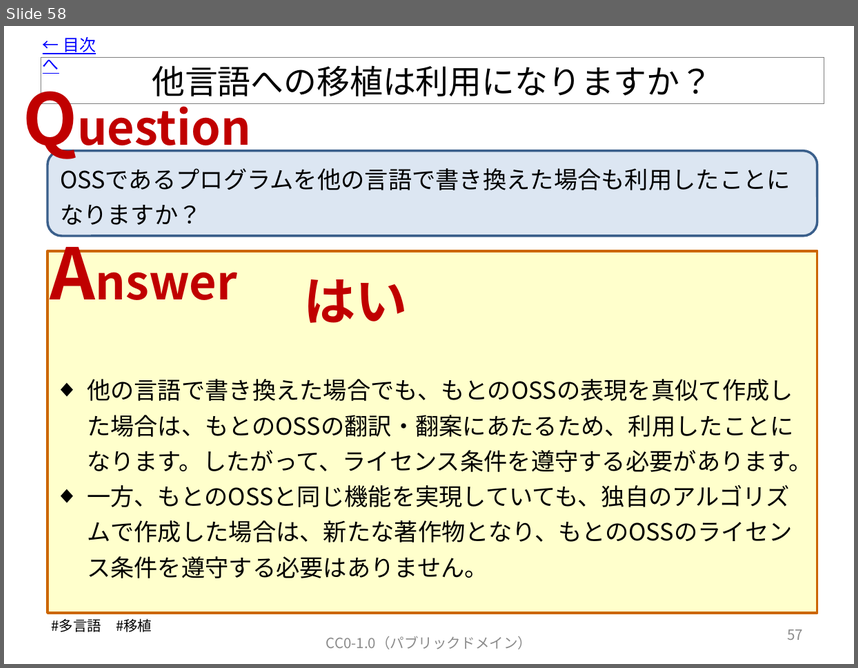
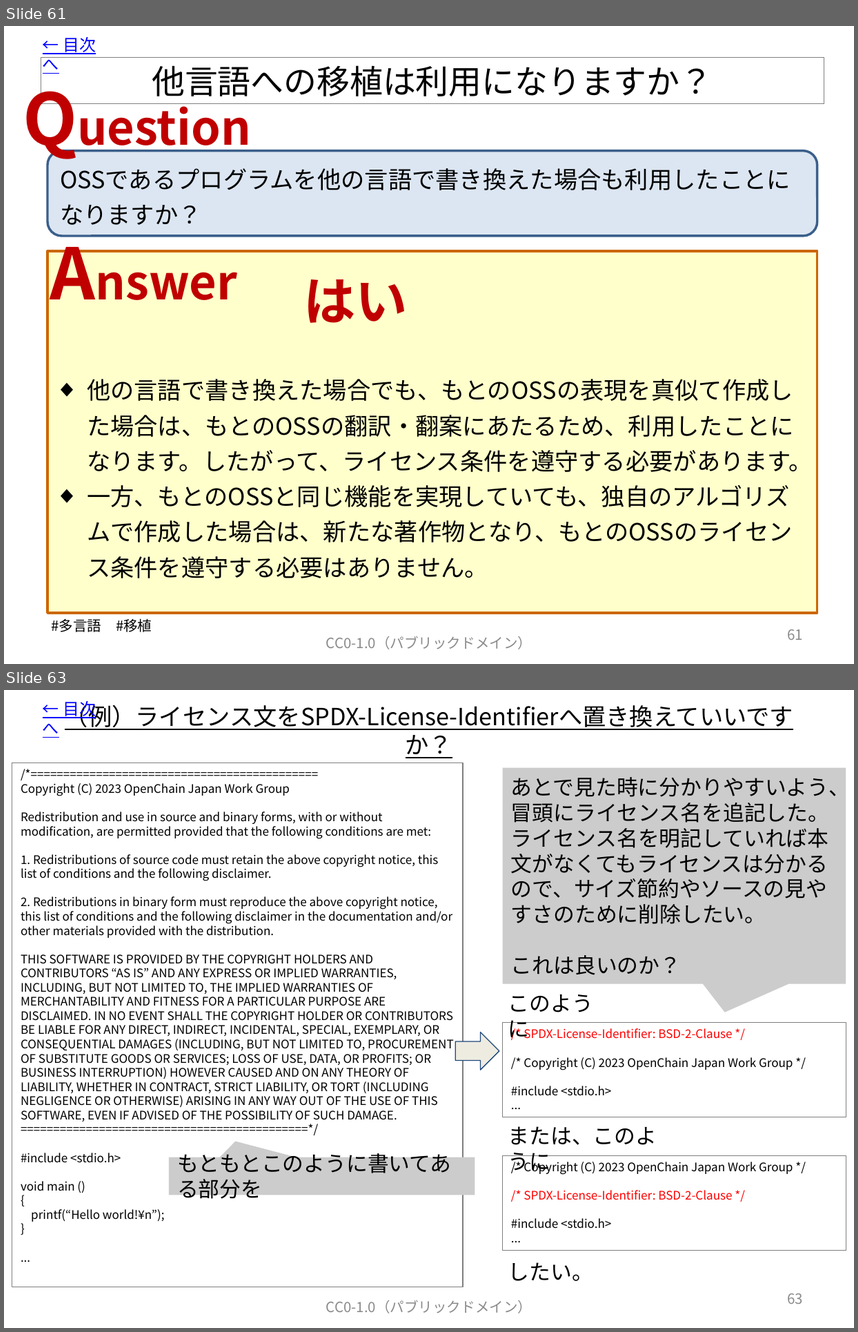
Before and after one commit to OpenChain-Project/OpenChain-JWG, a slide deck: Education_Material/FAQ/OSSライセンス関連でよくある誤解_CC0.pptx. Shown one above the other, each under a label of ours: slide 58 before the commit, slides 61 and 63 after it; the slides between them are not shown. The pictures are 858x668 and 858x1332 pixels, drawn with LibreOffice and Linux fonts; fonts in the diff are those of the drawing. Boxes give left, top, right and bottom in pixels: in the first picture for what was removed or moved away, otherwise in the second. Text is boxed around its words. In the diff, an @@ line names an element or a change of style, - is before the commit and + after.

```diff
--- a/Education_Material/FAQ/OSSライセンス関連でよくある誤解_CC0.pptx
+++ b/Education_Material/FAQ/OSSライセンス関連でよくある誤解_CC0.pptx
@@ slide 63 added at <box>4,690,854,1328</box>, background #FFFFFF @@
@@ text added at <box>43,701,96,738</box>, 14 pt, text #0000FF, underline @@
+← 目次へ
@@ title added at <box>65,702,793,730</box>, 20 pt, text #000000, underline @@
+（例）ライセンス文をSPDX-License-Identifierへ置き換えていいですか？
@@ rectangle added at <box>12,763,463,1287</box>, outline #7F7F7F 0.75 pt, 10 pt, text #000000 @@
+/*============================================
+Copyright (C) 2023 OpenChain Japan Work Group
+Redistribution and use in source and binary forms, with or without modification, are permitted provided that the following conditions are met:
+1. Redistributions of source code must retain the above copyright notice, this list of conditions and the following disclaimer.
+2. Redistributions in binary form must reproduce the above copyright notice, this list of conditions and the following disclaimer in the documentation and/or other materials provided with the distribution.
+THIS SOFTWARE IS PROVIDED BY THE COPYRIGHT HOLDERS AND CONTRIBUTORS “AS IS” AND ANY EXPRESS OR IMPLIED WARRANTIES, INCLUDING, BUT NOT LIMITED TO, THE IMPLIED WARRANTIES OF MERCHANTABILITY AND FITNESS FOR A PARTICULAR PURPOSE ARE DISCLAIMED. IN NO EVENT SHALL THE COPYRIGHT HOLDER OR CONTRIBUTORS BE LIABLE FOR ANY DIRECT, INDIRECT, INCIDENTAL, SPECIAL, EXEMPLARY, OR CONSEQUENTIAL DAMAGES (INCLUDING, BUT NOT LIMITED TO, PROCUREMENT OF SUBSTITUTE GOODS OR SERVICES; LOSS OF USE, DATA, OR PROFITS; OR BUSINESS INTERRUPTION) HOWEVER CAUSED AND ON ANY THEORY OF LIABILITY, WHETHER IN CONTRACT, STRICT LIABILITY, OR TORT (INCLUDING NEGLIGENCE OR OTHERWISE) ARISING IN ANY WAY OUT OF THE USE OF THIS SOFTWARE, EVEN IF ADVISED OF THE POSSIBILITY OF SUCH DAMAGE.
+============================================*/
+#include <stdio.h>
+void main ()
+{
+printf(“Hello world!¥n”);
+}
+...
@@ speech box added at <box>503,768,846,984</box>, fill #CCCCCC, 18 pt, text #000000 @@
+あとで見た時に分かりやすいよう、冒頭にライセンス名を追記した。
+ライセンス名を明記していれば本文がなくてもライセンスは分かるので、サイズ節約やソースの見やすさのために削除したい。
+これは良いのか？
@@ text added at <box>508,994,593,1040</box>, 18 pt, text #000000 @@
+このように
@@ right arrow added at <box>455,1032,499,1069</box>, fill #EEECE1, outline #1F497D 0.75 pt @@
@@ rectangle added at <box>503,1023,846,1116</box>, outline #7F7F7F 0.75 pt, 10 pt, text #000000 @@
+/* SPDX-License-Identifier: BSD-2-Clause */
+/* Copyright (C) 2023 OpenChain Japan Work Group */
+#include <stdio.h>
+...
@@ text added at <box>508,1126,657,1174</box>, 18 pt, text #000000 @@
+または、このように
@@ speech box added at <box>169,1156,475,1194</box>, fill #CCCCCC, 18 pt, text #000000 @@
+もともとこのように書いてある部分を
@@ rectangle added at <box>503,1155,846,1250</box>, outline #7F7F7F 0.75 pt, 10 pt, text #000000 @@
+/* Copyright (C) 2023 OpenChain Japan Work Group */
+/* SPDX-License-Identifier: BSD-2-Clause */
+#include <stdio.h>
+...
@@ text added at <box>508,1262,593,1281</box>, 18 pt, text #000000 @@
+したい。
@@ text added at <box>326,1299,532,1313</box>, 12 pt, text #8C8C8C @@
+CC0-1.0（パブリックドメイン）
@@ page number added at <box>787,1293,803,1303</box>, 12 pt, text #8C8C8C @@
+63
@@ what was slide 58 is now slide 61 @@
@@ page number at <box>787,629,803,639</box>: text changed @@
-57
+61
```
Also in this commit, not shown: 3 slides changed, 5 other slides added, 1 other file.
